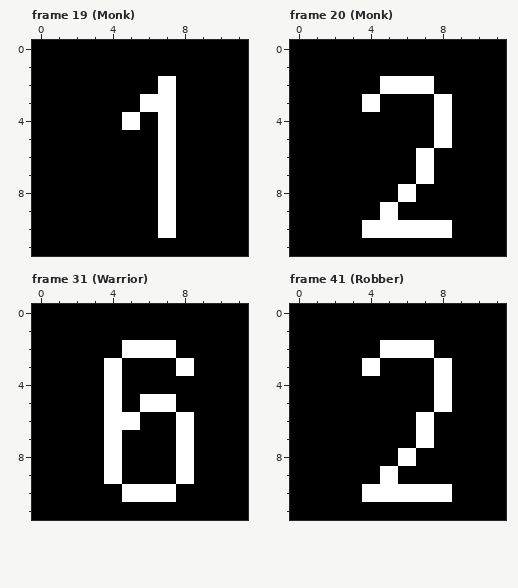
File history of a pixel-art file, android/assets/Base_Attacks.aseprite. The picture above is the old version.
12x12 pixels, 73 frames. Shown: frame 19 (Monk), frame 20 (Monk), frame 31 (Warrior), frame 41 (Robber). The commit also changed other frames, which this record leaves out.
And afterwards:
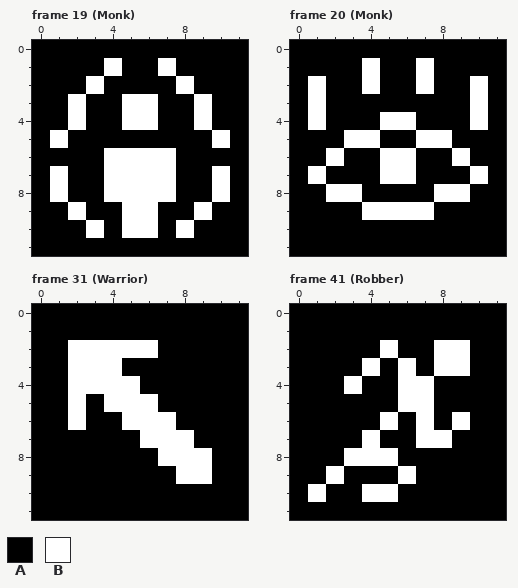
Palette (. is transparent): A #000000  B #ffffff
Diff:
Frame 19 (Monk):
y 1: x 4 A -> B; x 7 A -> B
y 2: x 3 A -> B; x 7..8 BA -> AB
y 3: x 2 A -> B; x 5 A -> B; x 7 B -> A; x 9 A -> B
y 4: x 2 A -> B; x 6..7 AB -> BA; x 9 A -> B
y 5: x 1 A -> B; x 7 B -> A; x 10 A -> B
y 6: x 4..6 AAA -> BBB
y 7..8: x 1 A -> B; x 4..6 AAA -> BBB; x 10 A -> B
y 9: x 2 A -> B; x 5..7 AAB -> BBA; x 9 A -> B
y 10: x 3 A -> B; x 5..8 AABA -> BBAB
Frame 20 (Monk):
y 1: x 4 A -> B; x 7 A -> B
y 2: x 1 A -> B; x 4..6 ABB -> BAA; x 10 A -> B
y 3: x 1 A -> B; x 4 B -> A; x 8 B -> A; x 10 A -> B
y 4: x 1 A -> B; x 5..6 AA -> BB; x 8 B -> A; x 10 A -> B
y 5: x 3..4 AA -> BB; x 7 A -> B
y 6: x 2 A -> B; x 5..7 AAB -> BBA; x 9 A -> B
y 7: x 1 A -> B; x 5..7 AAB -> BBA; x 10 A -> B
y 8: x 2..3 AA -> BB; x 6 B -> A; x 8..9 AA -> BB
y 9: x 4 A -> B; x 6..7 AA -> BB
y 10: x 4..8 BBBBB -> AAAAA
Frame 31 (Warrior):
y 2: x 2..4 AAA -> BBB; x 7 B -> A
y 3: x 2..3 AA -> BB; x 8 B -> A
y 4: x 2..3 AA -> BB; x 5 A -> B
y 5: x 2 A -> B; x 5 A -> B; x 7 B -> A
y 6: x 2 A -> B; x 4 B -> A; x 6..8 AAB -> BBA
y 7: x 4 B -> A; x 6..7 AA -> BB
y 8: x 4 B -> A; x 7 A -> B; x 9 A -> B
y 9: x 4 B -> A; x 9 A -> B
y 10: x 5..7 BBB -> AAA
Frame 41 (Robber):
y 2: x 6..9 BBAA -> AABB
y 3: x 6 A -> B; x 9 A -> B
y 4: x 3 A -> B; x 6..8 AAB -> BBA
y 5: x 6..8 AAB -> BBA
y 6: x 5 A -> B; x 9 A -> B
y 7: x 4 A -> B; x 8 A -> B
y 8: x 3..6 AAAB -> BBBA
y 9: x 2 A -> B; x 5..6 BA -> AB
y 10: x 1 A -> B; x 6..8 BBB -> AAA
Changed places in both pictures, as pixel boxes (x1, y1, x2, y2):
changed: (50, 58, 230, 238)
changed: (308, 58, 488, 238)
changed: (68, 340, 212, 502)
changed: (308, 340, 470, 502)
